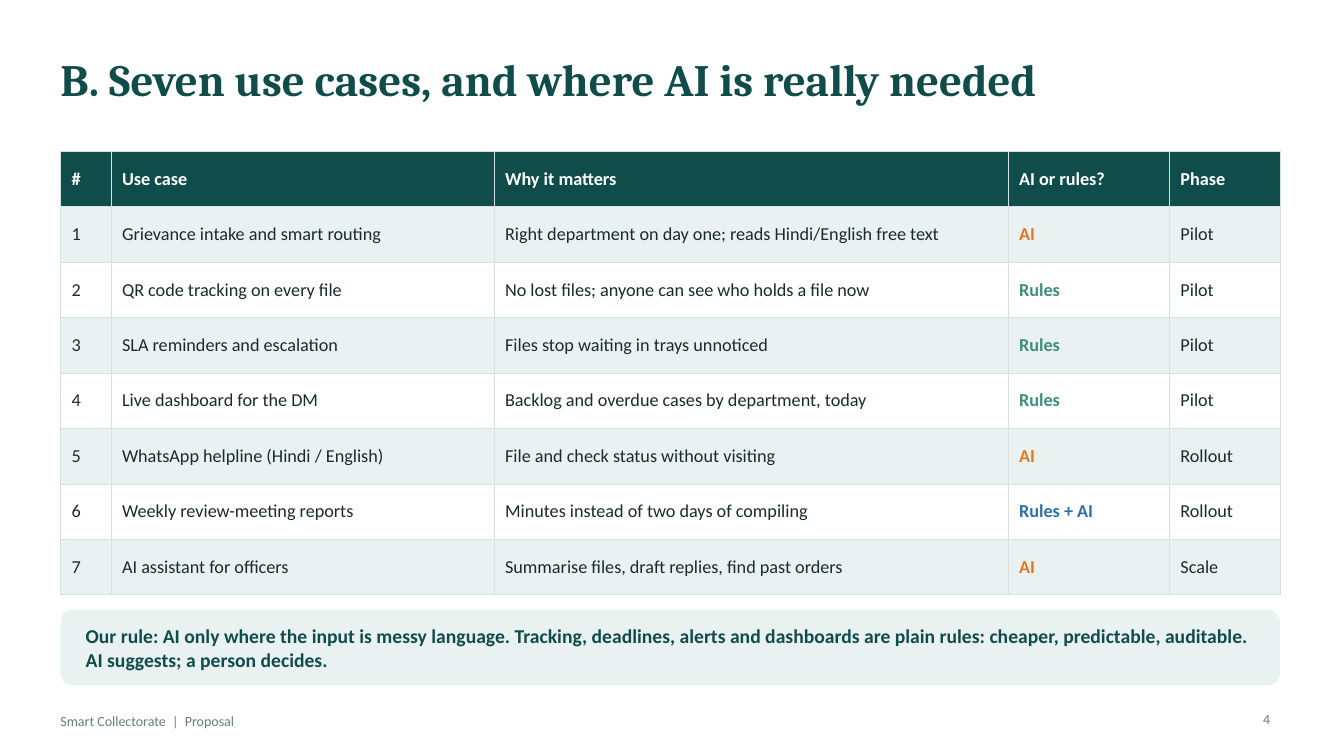
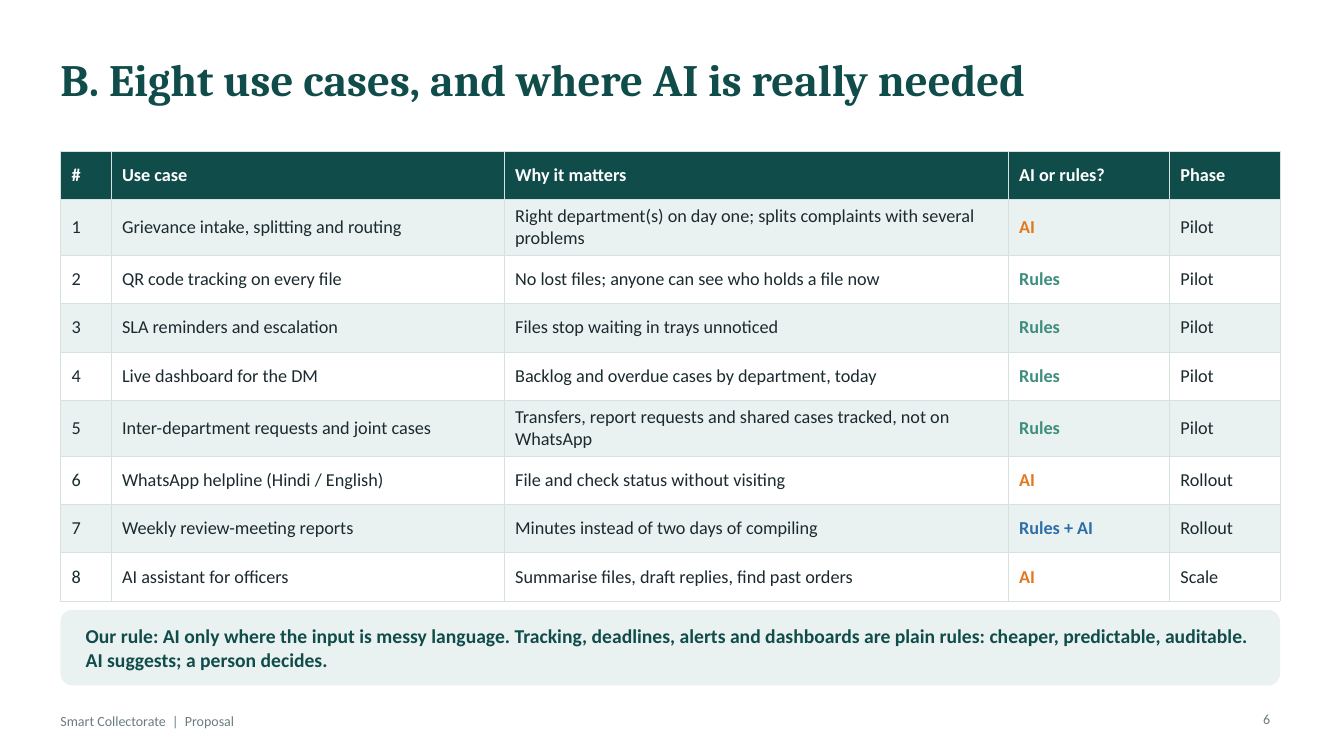
Before and after one commit to easycodewithme/Assignemnt-Automation, a slide deck: slide 6 of presentation/Smart_Collectorate_Proposal.pptx (slide 4 before the commit). Drawn at 1344x756 pixels with LibreOffice and Linux fonts; fonts in the diff are those of the drawing. Boxes give left, top, right and bottom in pixels: in the first picture for what was removed or moved away, otherwise in the second. Text is boxed around its words. In the diff, an @@ line names an element or a change of style, - is before the commit and + after.

```diff
--- a/presentation/Smart_Collectorate_Proposal.pptx
+++ b/presentation/Smart_Collectorate_Proposal.pptx
@@ title at (60, 64, 1025, 106): text changed @@
-B. Seven use cases, and where AI is really needed
+B. Eight use cases, and where AI is really needed
@@ table at (60, 151, 1280, 590) @@
-row 2, column 2: Grievance intake and smart routing
+row 2, column 2: Grievance intake, splitting and routing
-row 2, column 3: Right department on day one; reads Hindi/English free text
+row 2, column 3: Right department(s) on day one; splits complaints with several problems
-row 6: 5 | WhatsApp helpline (Hindi / English) | File and check status without visiting | AI | Rollout
-row 7: 6 | Weekly review-meeting reports | Minutes instead of two days of compiling | Rules + AI | Rollout
-row 8: 7 | AI assistant for officers | Summarise files, draft replies, find past orders | AI | Scale
+row 6: 5 | Inter-department requests and joint cases | Transfers, report requests and shared cases tracked, not on WhatsApp | Rules | Pilot
+row 7: 6 | WhatsApp helpline (Hindi / English) | File and check status without visiting | AI | Rollout
+row 8: 7 | Weekly review-meeting reports | Minutes instead of two days of compiling | Rules + AI | Rollout
+row 9: 8 | AI assistant for officers | Summarise files, draft replies, find past orders | AI | Scale
@@ page number at (1263, 714, 1270, 724): text changed @@
-4
+6
```
Also in this commit, not shown: 3 other slides changed, 8 slides added, 21 other files.
